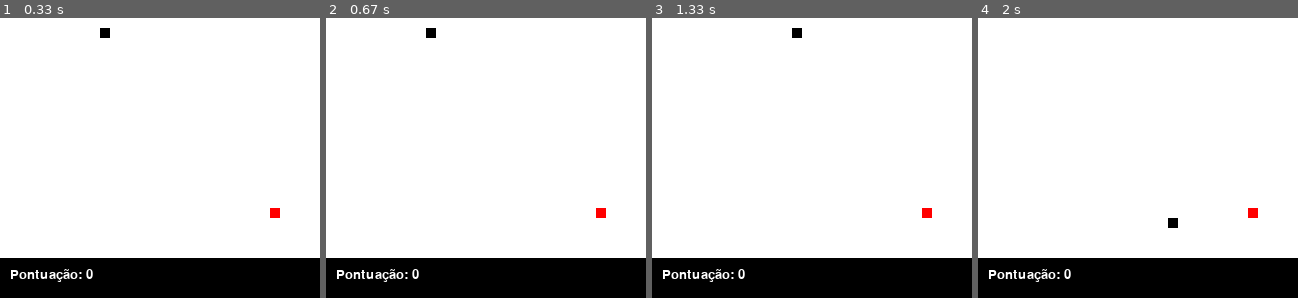
Above: before the commit, frames 1-4 (left to right).
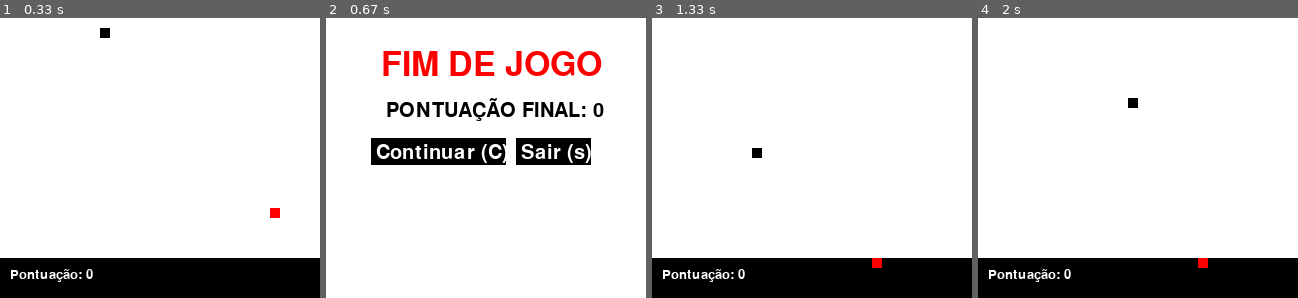
Above: after the commit, the same moments.

Repository: renanmascg/pygame_cobrinha
Game: pygame game, started from firstGame.py
The game is run twice, just before and just after one commit, with the same random seed, the same clock (stepped at 60 frames per second) and the same inputs.
Inputs:
- Up to frame 1 (0.33 s): no input
- Up to frame 2 (0.67 s): tap Space at 0.33 s
- Up to frame 3 (1.33 s): tap C at 0.67 s; hold Right from 1 s (still down)
- Up to frame 4 (2 s): release Right at 1.47 s; hold Up 1.5-1.8 s; hold Right from 1.83 s (still down)

Frame 1 is identical in both runs. In frame 2, 25% of the frame differs, in the area x 0-100%, y 3-100%; in frame 3, 0.4%; in frame 4, 0.4%.

Commit message:
Melhora o layout do menu de finalizacao do game

Diff:
--- a/firstGame.py
+++ b/firstGame.py
@@ -57,9 +57,7 @@
     while sair:
 
         while fim_de_jogo:
-            fundo.fill(branco)
-            texto("Fim de Jogo, para continuar tecle C ou S para sair", vermelho, 15, largura / 10, altura / 2)
-            pygame.display.update()  # update para mostrar o ocorrido acima
+
             for event in pygame.event.get():
                 if event.type == pygame.QUIT:
                     sair = False
@@ -84,6 +82,20 @@
                         sair = False
                         fim_de_jogo = False
 
+            fundo.fill(branco)
+            texto("FIM DE JOGO", vermelho, 50, 55, 30)
+            texto("PONTUAÇÃO FINAL: {}".format(cobra_comp - 1), preto, 30, 60, 80)
+
+            #botao de continuar o jogo
+            pygame.draw.rect(fundo, preto, [45,120, 135, 27] )
+            texto('Continuar (C)', branco,30, 50, 125)
+
+            #Botao de finalizar o jogo
+            pygame.draw.rect(fundo, preto, [190, 120, 75, 27])
+            texto('Sair (s)', branco, 30, 195, 125)
+
+            pygame.display.update()  # update para mostrar o ocorrido acima
+
         for event in pygame.event.get():
 
             if event.type == pygame.QUIT:
@@ -92,6 +104,10 @@
             # eventos de movimentação
             # and -> evita mover em direções opostas
             if event.type == pygame.KEYDOWN:
+
+                if event.key == pygame.K_SPACE:
+                    fim_de_jogo = True
+
                 if event.key == pygame.K_LEFT and velocidade_x != tamanho:
                     velocidade_y = 0
                     velocidade_x = -tamanho
